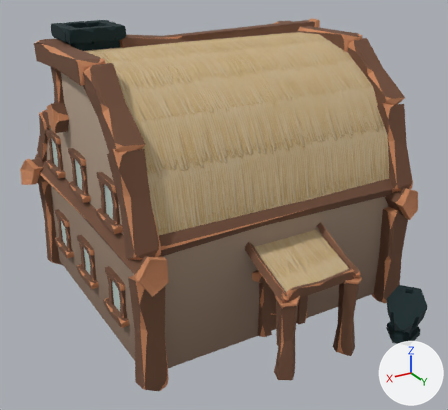
The FBX model Assets/Models/Model/FinalProject_ASSETS/Exports/Demirci.fbx: old version first, new version second.
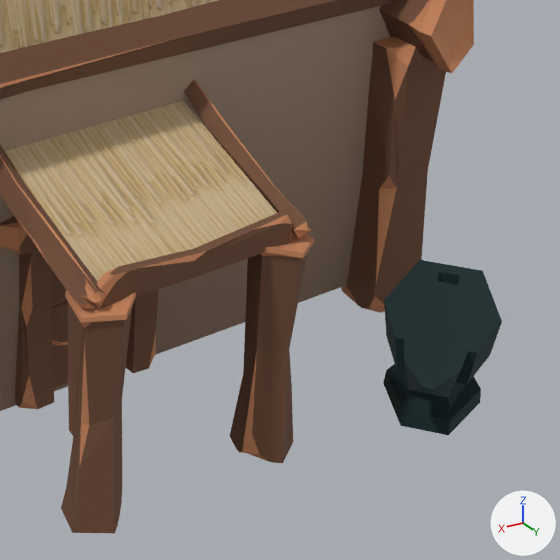
Each version appears first whole from a camera (50 mm lens) standing at (3.76, 6.4, 4.36) and looking at (0.04, 0.2, 1.26), and next in a close-up on the part from 56% to 100% of the width and 47% to 95% of the height. The lights are fixed; the arrows at lower right show +X, +Y and +Z. The last two pictures show the newer version. Where no turn or scale is listed for an object, it has been applied to the vertices.

In view in the first close-up: 'Demirci'.
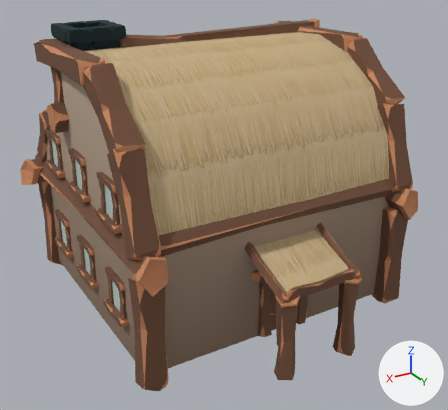
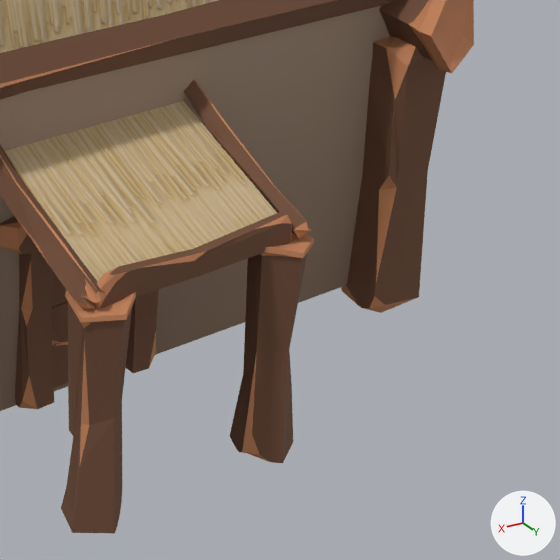
Pixel boxes [x1, y1, x2, y2] of what changed, in the close-ups (560 x 560 px):
'Demirci', reshaped
    before: [0, 0, 502, 534]
    after: [0, 0, 474, 534]
part 1 of me_cube_026, deleted
    before: [383, 260, 502, 435]

Edits to the bpy script that builds the scene:
```text
Change me_cube_026:
    used by ob_demirci; location = (0.0, 0.0, 0.0)
    remove me_cube_026.from_pydata(...)  # 4237 vertices, 5992 faces; spans x -2.06..2.06, y -2.52..2.52, z 0.0..3.44
    add me_cube_026.from_pydata(...)  # 4167 vertices, 5910 faces; spans x -2.06..2.06, y -2.52..2.2, z 0.0..3.44
    me_cube_026 part 1: the loose piece of 70 vertices spanning x -1.68..-0.83, y 1.8..2.52, z 0.03..0.44 is deleted
```
